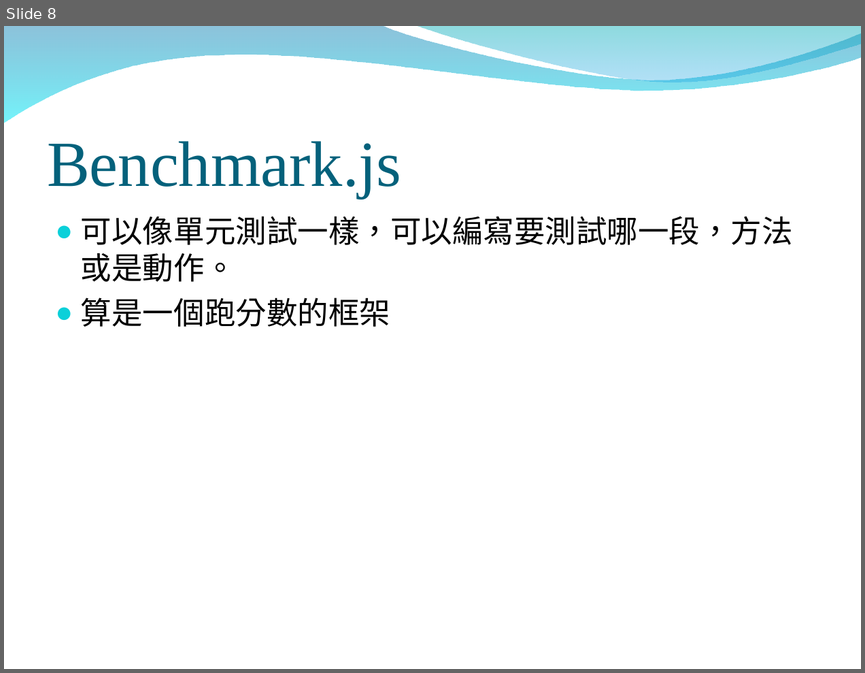
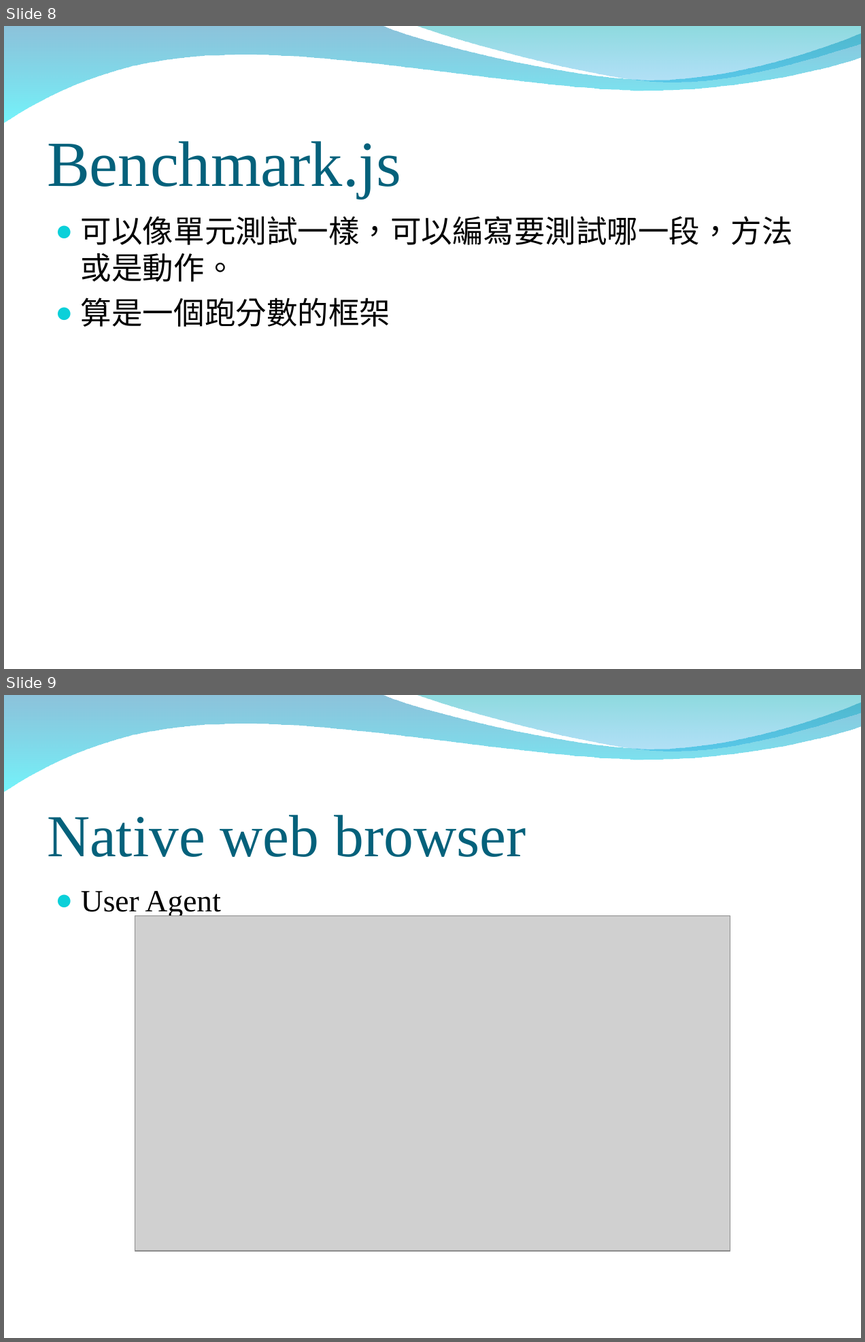
Before and after one commit to peter279k/regular_meeting, a slide deck: benchmarkJS.ppt. Shown one above the other, each under a label of ours: slide 8 before the commit, slides 8 and 9 after it. The pictures are 865x673 and 865x1342 pixels, drawn with LibreOffice and Linux fonts; fonts in the diff are those of the drawing; grey boxes stand for pictures; background and template pictures are left out. Boxes give left, top, right and bottom in pixels: in the first picture for what was removed or moved away, otherwise in the second. Text is boxed around its words. In the diff, an @@ line names an element or a change of style, - is before the commit and + after.

```diff
--- a/benchmarkJS.ppt
+++ b/benchmarkJS.ppt
@@ slide 9 added at box(4, 695, 861, 1338), background picture (left out); not listed: 2 template elements that a slide beside it also shows @@
@@ title added at box(47, 815, 526, 857), 50 pt, text #04617B @@
+Native web browser
@@ text added at box(81, 891, 221, 917), 26 pt, text #000000 @@
+● User Agent
@@ picture added at box(135, 916, 730, 1251) @@
```
Also in this commit, not shown: 6 other slides added.
